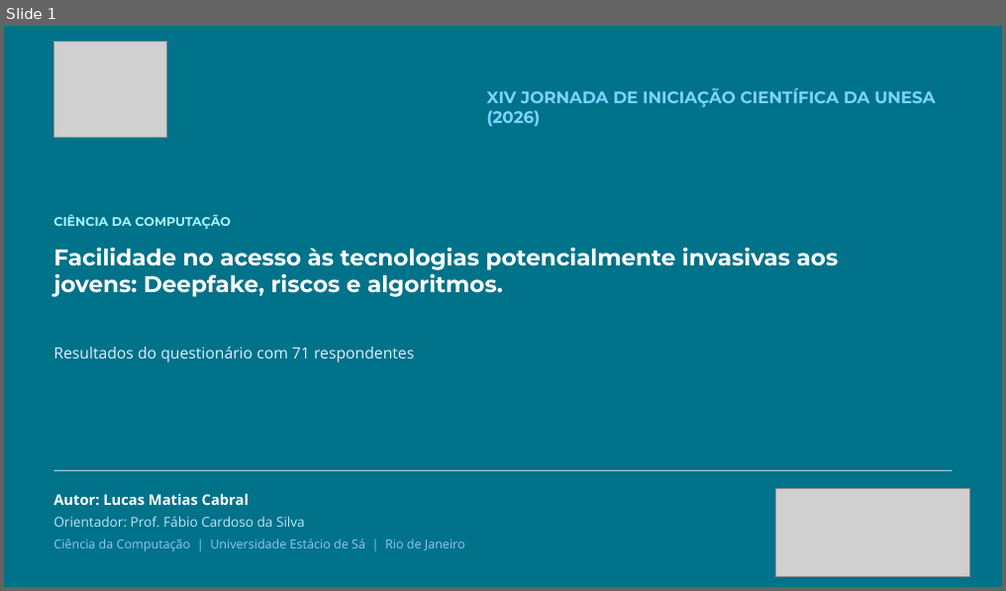
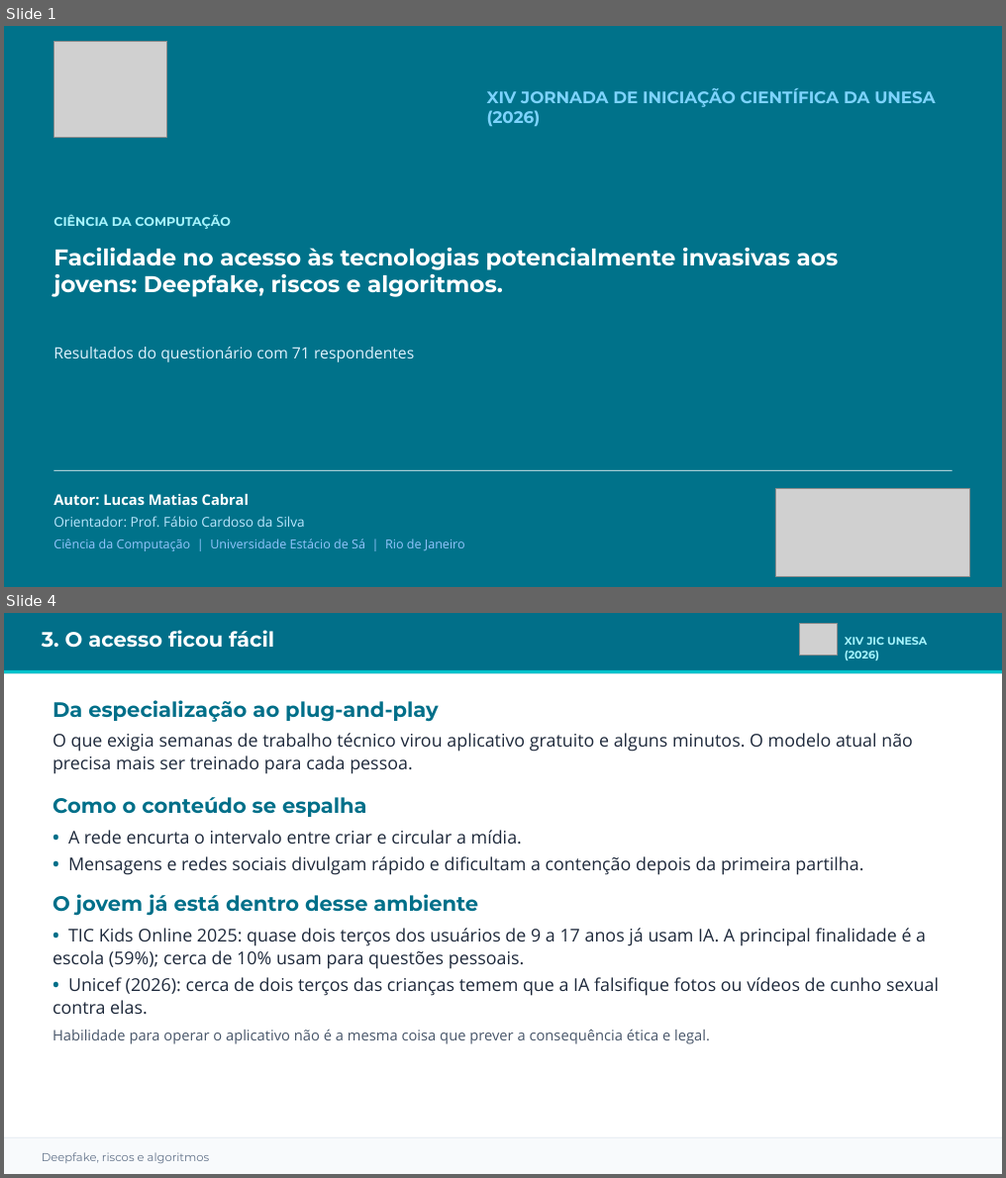
Before and after one commit to matiasmov/matiasmov, a slide deck: apresentacao/JIC_2026_Lucas_Matias_Deepfake.pptx. Shown one above the other, each under a label of ours: slide 1 before the commit, slides 1 and 4 after it; the slides between them are not shown. The pictures are 1006x591 and 1006x1178 pixels, drawn with LibreOffice and Linux fonts; fonts in the diff are those of the drawing; grey boxes stand for pictures; background and template pictures are left out. Boxes give left, top, right and bottom in pixels: in the first picture for what was removed or moved away, otherwise in the second. Text is boxed around its words. In the diff, an @@ line names an element or a change of style, - is before the commit and + after.

```diff
--- a/apresentacao/JIC_2026_Lucas_Matias_Deepfake.pptx
+++ b/apresentacao/JIC_2026_Lucas_Matias_Deepfake.pptx
@@ slide 4 added at bbox=[4, 613, 1002, 1174], background #FFFFFF @@
@@ rectangle added at bbox=[4, 613, 1002, 673], fill #016F89 @@
@@ text added at bbox=[42, 630, 274, 648], 20 pt, text #FFFFFF, bold @@
+3. O acesso ficou fácil
@@ picture added at bbox=[800, 624, 838, 656] @@
@@ text added at bbox=[845, 637, 927, 661], 10.5 pt, text #A5F3FC, bold @@
+XIV JIC UNESA (2026)
@@ rectangle added at bbox=[4, 670, 1002, 673], fill #00C2CB @@
@@ text added at bbox=[53, 700, 939, 1045], 17 pt, text #1E293B @@
+Da especialização ao plug-and-play
+O que exigia semanas de trabalho técnico virou aplicativo gratuito e alguns minutos. O modelo atual não precisa mais ser treinado para cada pessoa.
+Como o conteúdo se espalha
+• A rede encurta o intervalo entre criar e circular a mídia.
+• Mensagens e redes sociais divulgam rápido e dificultam a contenção depois da primeira partilha.
+O jovem já está dentro desse ambiente
+• TIC Kids Online 2025: quase dois terços dos usuários de 9 a 17 anos já usam IA. A principal finalidade é a escola (59%); cerca de 10% usam para questões pessoais.
+• Unicef (2026): cerca de dois terços das crianças temem que a IA falsifique fotos ou vídeos de cunho sexual contra elas.
+Habilidade para operar o aplicativo não é a mesma coisa que prever a consequência ética e legal.
@@ rectangle added at bbox=[4, 1138, 1002, 1174], fill #F8FAFC @@
@@ rectangle added at bbox=[4, 1138, 1002, 1139], fill #E2E8F0 @@
@@ text added at bbox=[42, 1153, 210, 1163], 11 pt, text #64748B @@
+Deepfake, riscos e algoritmos
```
Also in this commit, not shown: 5 slides changed, 2 other slides added.
